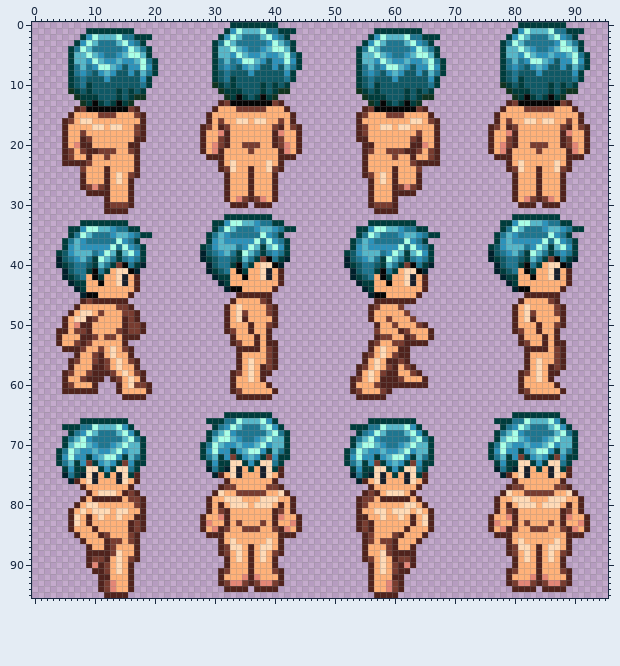
Sprite sheet, stored at graphics/sprites/player/male.png. That is the earlier state.
The file is 96x96 pixels.
After the commit:
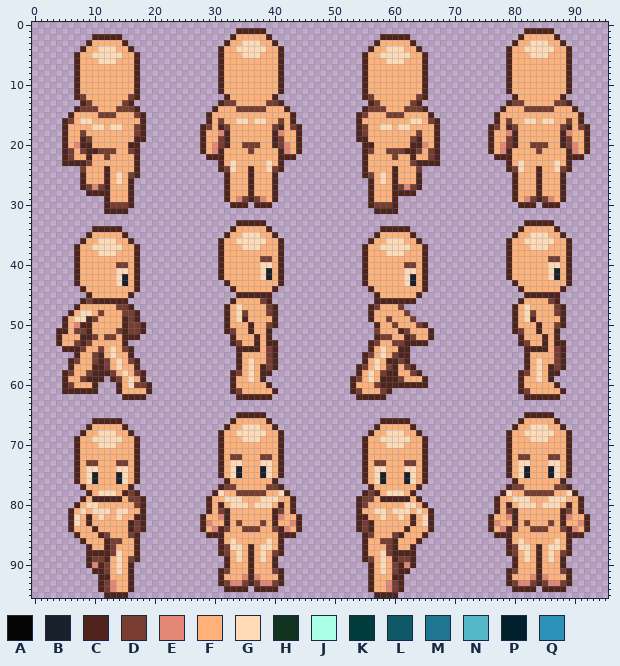
Palette (. is transparent): A #050505  B #18202b  C #50231d  D #783c30  E #e48676  F #ffb179  G #ffdab6  H #103320  J #aaffe7  K #003c3c  L #0f5966  M #1e7690  N #56b7c9  P #00202b  Q #2c92ba
Difference:
@@ x 0..95 @@
- 0 .................................KKKKKKKK........................................KKKKKKKK.......
- 1 .........KKKKKKKK...............KQJNNNJMMKKK.............KKKKKKKK...............KQJNNNJMMKKK....
- 2 ........KQJNNNJMMKKK...........KQJNMMMNJQMK.............KQJNNNJMMKKK...........KQJNMMMNJQMK.....
- 3 .......KQJNMMMNJQMK...........KMJNMMMMMQJNMK...........KQJNMMMNJQMK...........KMJNMMMMMQJNMK....
- 4 ......KMJNMMMMMQJNMK..........KNNJNQMMQNJJNK..........KMJNMMMMMQJNMK..........KNNJNQMMQNJJNK....
- 5 ......KNNJNQMMQNJJNK..........KNNQJNQQNQQNJMK.........KNNJNQMMQNJJNK..........KNNQJNQQNQQNJMK...
- 6 ......KNNQJNQQNQQNJMK.........KMNMQJJNQLQQJQK.........KNNQJNQQNQQNJMK.........KMNMQJJNQLQQJQK...
- 7 ......KMNMQJJNQLQQJQK.........KMQMLQNQLLQLNMK.........KMNMQJJNQLQQJQK.........KMQMLQNQLLQLNMK...
- 8 ......KMQMLQNQLLQLNMK.........KLMLLLQLLLLLQK..........KMQMLQNQLLQLNMK.........KLMLLLQLLLLLQK....
- 9 ......KLMLLLQLLLLLQK..........KLMKLLLLLLLLMK..........KLMLLLQLLLLLQK..........KLMKLLLLLLLLMK....
-10 ......KLMKLLLLLLLLMK..........HKLKLLLLKLKLK...........KLMKLLLLLLLLMK..........HKLKLLLLKLKLK.....
-11 ......HKLKLLLLKLKLK............HKKKLLLKLKHH...........HKLKLLLLKLKLK............HKKKLLLKLKHH.....
-12 .......HKKKLLLKLKHH.............HKAKLKAKH..............HKKKLLLKLKHH.............HKAKLKAKH.......
-13 ........HKAKLKAKH..............CDAAAAAAADC..............HKAKLKAKH..............CDAAAAAAADC......
-14 .......CDAAAAAAADC............CFFFDDDDDFFFC............CDAAAAAAADC............CFFFDDDDDFFFC.....
+ 0 ................................................................................................
+ 1 ..................................CCCCC...........................................CCCCC.........
+ 2 ..........CCCCC..................CFFFFFC..................CCCCC..................CFFFFFC........
+ 3 .........CFFFFFC................CFFGGGFFC................CFFFFFC................CFFGGGFFC.......
+ 4 ........CFFGGGFFC..............CFFGGGGGFFC..............CFFGGGFFC..............CFFGGGGGFFC......
+ 5 .......CFFGGGGGFFC.............CFFFGGGFFFC.............CFFGGGGGFFC.............CFFFGGGFFFC......
+ 6 .......CFFFGGGFFFC.............CFFFFFFFFFC.............CFFFGGGFFFC.............CFFFFFFFFFC......
+ 7 .......CFFFFFFFFFC.............CFFFFFFFFFC.............CFFFFFFFFFC.............CFFFFFFFFFC......
+ 8 .......CFFFFFFFFFC.............CFFFFFFFFFC.............CFFFFFFFFFC.............CFFFFFFFFFC......
+ 9 .......CFFFFFFFFFC.............CFFFFFFFFFC.............CFFFFFFFFFC.............CFFFFFFFFFC......
+10 .......CFFFFFFFFFC.............CFFFFFFFFFC.............CFFFFFFFFFC.............CFFFFFFFFFC......
+11 .......CFFFFFFFFFC.............CFFFFFFFFFC.............CFFFFFFFFFC.............CFFFFFFFFFC......
+12 .......CDFFFFFFFDC..............CFFFFFFFC..............CDFFFFFFFDC..............CFFFFFFFC.......
+13 ........CDFFFFFDC..............CDDFFFFFDDC..............CDFFFFFDC..............CDDFFFFFDDC......
+14 .......CDDDFFFDDDC............CFFFDDDDDFFFC............CDDDFFFDDDC............CFFFDDDDDFFFC.....
 15 ......CFFFFDDDFFFDC..........CFFFFFFFFFFFFFC..........CDFFFDDDFFFFC..........CFFFFFFFFFFFFFC....
@@ x 0..95 @@
 31 ............CCCC.........................................CCCC...................................
-32 ................................KKKKKKKK........................................KKKKKKKK........
-33 ........KKKKKKKK..............KKQJJNNQMMKK..............KKKKKKKK..............KKQJJNNQMMKK......
-34 ......KKQJJNNQMMKK............KMJNMMMQNNQMKK..........KKQJJNNQMMKK............KMJNMMMQNNQMKK....
-35 ......KMJNMMMQNNQMKK.........KMNQMMMMMJQMK............KMJNMMMQNNQMKK.........KMNQMMMMMJQMK......
-36 .....KMNQMMMMMJQMK...........KQNQQQQQJMJQMK..........KMNQMMMMMJQMK...........KQNQQQQQJMJQMK.....
-37 .....KQNQQQQQJMJQMK.........KLQNNNMQJNKNJQK..........KQNQQQQQJMJQMK.........KLQNNNMQJNKNJQK.....
-38 ....KLQNNNMQJNKNJQK.........PLMQNMKJNMKMQMK.........KLQNNNMQJNKNJQK.........PLMQNMKJNMKMQMK.....
-39 ....PLMQNMKJNMKMQMK.........PKLMMLKNMKDAMKP.........PLMQNMKJNMKMQMK.........PKLMMLKNMKDAMKP.....
-40 ....PKLMMLKNMKDAMKP..........PLMMKAMKFGGAP..........PKLMMLKNMKDAMKP..........PLMMKAMKFGGAP......
-41 .....PLMMKAMKFGGAP...........PKLMFAKFFGBFC...........PLMMKAMKFGGAP...........PKLMFAKFFGBFC......
-42 .....PKLMFAKFFGBFC............PKKFFAFFGBFC...........PKLMFAKFFGBFC............PKKFFAFFGBFC......
-43 ......PKKFFAFFGBFC.............PKFFFFFFFFC............PKKFFAFFGBFC.............PKFFFFFFFFC......
-44 .......PKFFFFFFFFC..............PAAFFFFFC..............PKFFFFFFFFC..............PAAFFFFFC.......
-45 ........PAAFFFFFC.................CCCCCC................PAAFFFFFC.................CCCCCC........
+32 ................................................................................................
+33 ..................................CCCCC...........................................CCCCC.........
+34 ..........CCCCC..................CFFFFFC..................CCCCC..................CFFFFFC........
+35 .........CFFFFFC................CFFGGGFFC................CFFFFFC................CFFGGGFFC.......
+36 ........CFFGGGFFC..............CFFGGGGGFFC..............CFFGGGFFC..............CFFGGGGGFFC......
+37 .......CFFGGGGGFFC.............CFFFGGGFFFC.............CFFGGGGGFFC.............CFFFGGGFFFC......
+38 .......CFFFGGGFFFC.............CFFFFFFFFFC.............CFFFGGGFFFC.............CFFFFFFFFFC......
+39 .......CFFFFFFFFFC.............CFFFFFFDDFC.............CFFFFFFFFFC.............CFFFFFFDDFC......
+40 .......CFFFFFFDDFC.............CFFFFFFGGFC.............CFFFFFFDDFC.............CFFFFFFGGFC......
+41 .......CFFFFFFGGFC.............CFFFFFFGBFC.............CFFFFFFGGFC.............CFFFFFFGBFC......
+42 .......CFFFFFFGBFC.............CFFFFFFGBFC.............CFFFFFFGBFC.............CFFFFFFGBFC......
+43 .......CFFFFFFGBFC..............CFFFFFFFFC.............CFFFFFFGBFC..............CFFFFFFFFC......
+44 ........CFFFFFFFFC...............CFFFFFFC...............CFFFFFFFFC...............CFFFFFFC.......
+45 .........CFFFFFFC.................CCCCCC.................CFFFFFFC.................CCCCCC........
 46 ........CDCCCCCC.................CFFFFDC.................CCCCCCC.................CFFFFDC........
@@ x 0..95 @@
 64 ................................................................................................
-65 ................................KKKKKKKK........................................KKKKKKKK........
-66 ........KKKKKKKK.............KKKMMJNNNJQK...............KKKKKKKK.............KKKMMJNNNJQK.......
-67 .....KKKMMJNNNJQK.............KMQJNMMMNJQK...........KKKMMJNNNJQK.............KMQJNMMMNJQK......
-68 ......KMQJNMMMNJQK...........KMNJQMMMMMNJMK...........KMQJNMMMNJQK...........KMNJQMMMMMNJMK.....
-69 .....KMNJQMMMMMNJMK..........KNJJNQMMQNJNNK..........KMNJQMMMMMNJMK..........KNJJNQMMQNJNNK.....
-70 .....KNJJNQMMQNJNNK.........KMJNQQNQQNJQNNK..........KNJJNQMMQNJNNK.........KMJNQQNQQNJQNNK.....
-71 ....KMJNQQNQQNJQNNK.........KQJQQKQNJJQKNMK.........KMJNQQNQQNJQNNK.........KQJQQKQNJJQKNMK.....
-72 ....KQJQQKQNJJQKNMK.........KMNKQDKQNQKDQKK.........KQJQQKQNJJQKNMK.........KMNKQDKQNQKDQKK.....
-73 ....KMNKQDKQNQKDQKK..........KQKKGGKQKGGMK..........KMNKQDKQNQKDQKK..........KQKKGGKQKGGMK......
-74 .....KQKKGGKQKGGMK...........PMKPGBFKFBGKC...........KQKKGGKQKGGMK...........PMKPGBFKFBGKC......
-75 .....PMKPGBFKFBGKC............PCFGBFFFBGFC...........PMKPGBFKFBGKC............PCFGBFFFBGFC......
-76 ......PCFGBFFFBGFC..............CFFFFFFFC.............PCFGBFFFBGFC..............CFFFFFFFC.......
+65 ..................................CCCCC...........................................CCCCC.........
+66 ..........CCCCC..................CFFFFFC..................CCCCC..................CFFFFFC........
+67 .........CFFFFFC................CFFGGGFFC................CFFFFFC................CFFGGGFFC.......
+68 ........CFFGGGFFC..............CFFGGGGGFFC..............CFFGGGFFC..............CFFGGGGGFFC......
+69 .......CFFGGGGGFFC.............CFFFGGGFFFC.............CFFGGGGGFFC.............CFFFGGGFFFC......
+70 .......CFFFGGGFFFC.............CFFFFFFFFFC.............CFFFGGGFFFC.............CFFFFFFFFFC......
+71 .......CFFFFFFFFFC.............CFFFFFFFFFC.............CFFFFFFFFFC.............CFFFFFFFFFC......
+72 .......CFFFFFFFFFC.............CFDDFFFDDFC.............CFFFFFFFFFC.............CFDDFFFDDFC......
+73 .......CFDDFFFDDFC.............CFGGFFFGGFC.............CFDDFFFDDFC.............CFGGFFFGGFC......
+74 .......CFGGFFFGGFC.............CFGBFFFBGFC.............CFGGFFFGGFC.............CFGBFFFBGFC......
+75 .......CFGBFFFBGFC.............CFGBFFFBGFC.............CFGBFFFBGFC.............CFGBFFFBGFC......
+76 .......CFGBFFFBGFC..............CFFFFFFFC..............CFGBFFFBGFC..............CFFFFFFFC.......
 77 ........CFFFFFFFC..............CDDFFFFFDDC..............CFFFFFFFC..............CDDFFFFFDDC......
@@ x 14..58 @@
 85 FFDC...........CCCFFFFFFFFFCCC...........CDFF
-86 DFDC.............CFGFFFFFGFC.............CDFD
+86 DFFC.............CFGFFFFFGFC.............CFFD
 87 FFFC.............CDGGFCFGGFC.............CFFF
